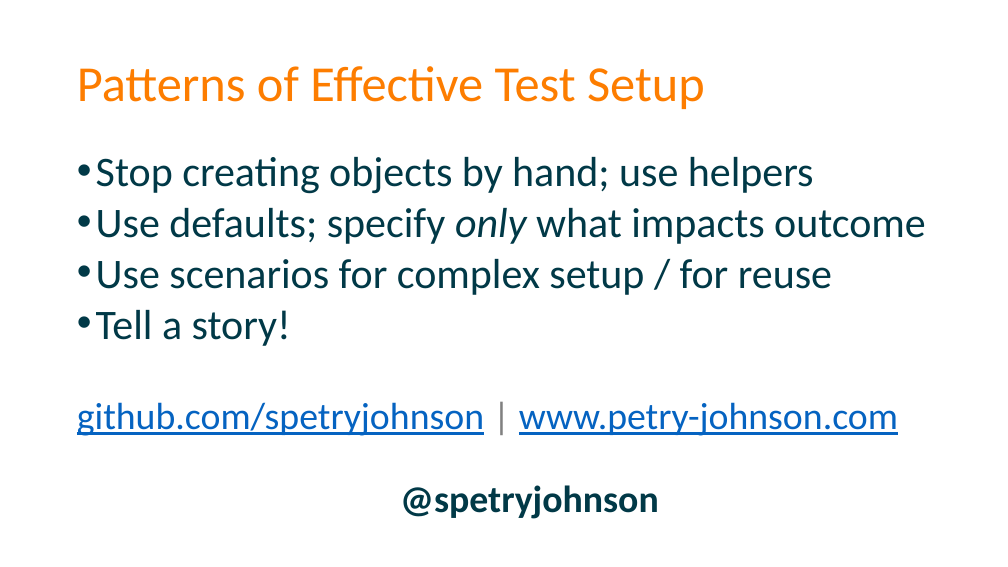
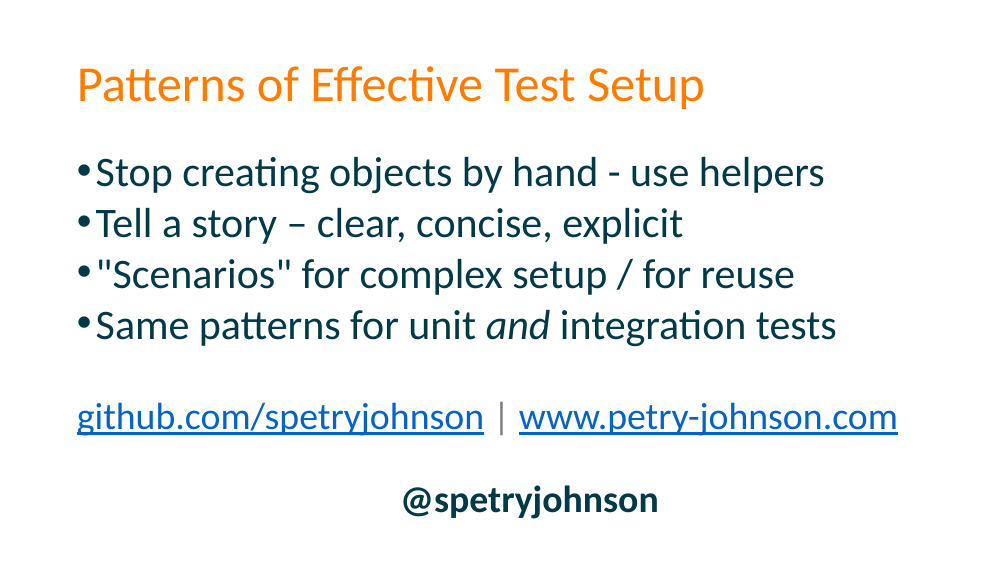
Before and after one commit to spetryjohnson/Talk-Patterns_of_Effective_Test_Setup, a slide deck: slide 84 of POETS - CodeMash 2017.pptx (slide 91 before the commit). Drawn at 1008x567 pixels with LibreOffice and Linux fonts; fonts in the diff are those of the drawing. Boxes give left, top, right and bottom in pixels: in the first picture for what was removed or moved away, otherwise in the second. Text is boxed around its words. In the diff, an @@ line names an element or a change of style, - is before the commit and + after.

Commit message:
Refactoring complete
Reorganized things so that the 4 effective patterns mirror the 4
mistakes and moved integration tests into the main narrative, rather
than being something at the end

```diff
--- a/POETS - CodeMash 2017.pptx
+++ b/POETS - CodeMash 2017.pptx
@@ text at (x1=96, y1=157, x2=837, y2=347): text changed @@
-• Stop creating objects by hand; use helpers
-• Use defaults; specify only what impacts outcome
-• Use scenarios for complex setup / for reuse
-• Tell a story!
+• Stop creating objects by hand - use helpers
+• Tell a story – clear, concise, explicit
+• "Scenarios" for complex setup / for reuse
+• Same patterns for unit and integration tests
```
Also in this commit, not shown: 32 other slides changed, 3 slides added, 10 slides removed, 1 other file.
